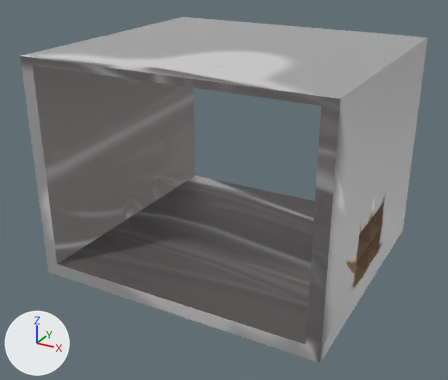
What one commit did to the Blender file models/lvl.blend.
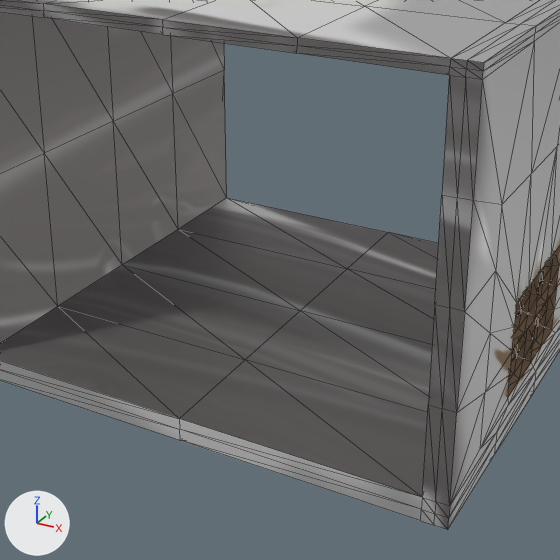
There are two pictures of each version: one whole from a 50 mm lens placed at (41.1, -59.0, 47.7), pointed at (-0.8, 17.1, 9.6), one close up on the part from 15% to 86% of the width and 17% to 100% of the height. Arrows for +X, +Y and +Z are at lower left; the lights stay in place. The close-ups show mesh edges as thin lines.

The scene before the commit, as lines of its bpy script (objects in view):
```python
me_cube = bpy.data.meshes.new('Cube')
me_cube.from_pydata(...)  # 456 vertices, 912 faces, 8 loose edges; spans x -22.0..22.0, y 0.0..40.0, z -2.0..31.0
me_cube.materials.append(mat_material)  # picture img_hallwaytexture
ob_unit1 = bpy.data.objects.new('unit1', me_cube)
ob_unit1.location = (0.0, 0.0, 0.0)
```
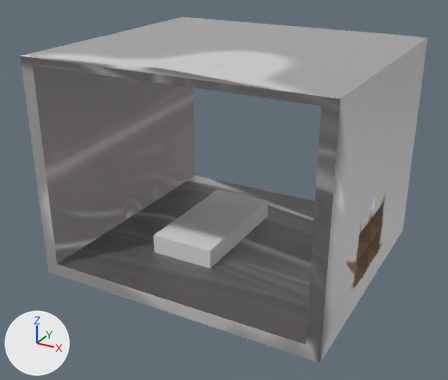
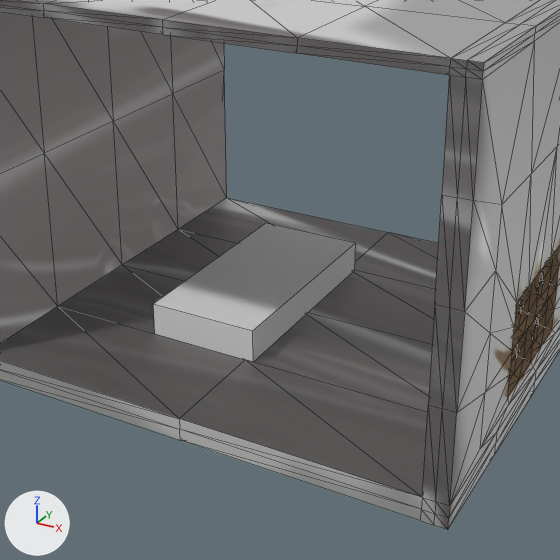
What differs and where, as boxes [x1, y1, x2, y2] in the close-ups (560 x 560 px):
'tri0', added
    after: [153, 223, 356, 362]

The change, as a list of edits to the scene's bpy script:
```text
Add me_cube_001:
    me_cube_001.from_pydata(...)  # a box spanning x -9.2..0.8, y 10.0..30.0, z 0.0..3.0
Add ob_tri0:
    ob_tri0 = bpy.data.objects.new('tri0', me_cube_001)
    ob_tri0.location = (0.0, 0.0, 0.0)
```
